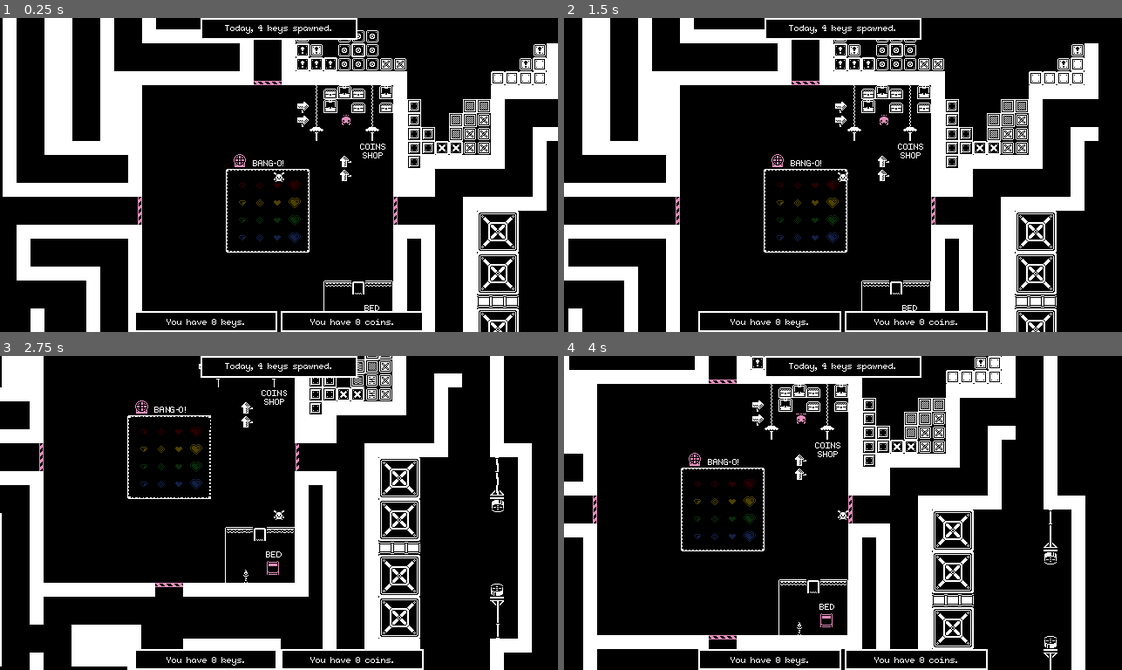
Above: before the commit, frames 1-4 (two rows, left to right).
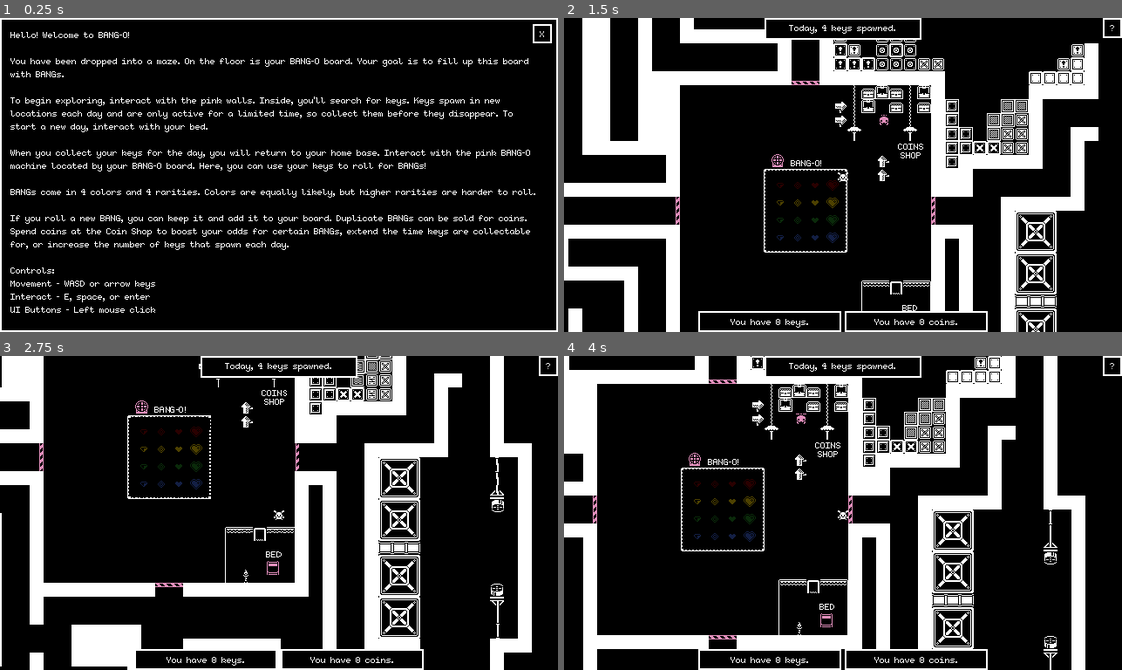
Above: after the commit, the same moments.

Repository: jadicodes/secret-santa-2025
Game: Godot game, scene res://maze/maze.tscn
The game is run twice, just before and just after one commit, with the same random seed, the same clock (stepped at 60 frames per second) and the same inputs.
Inputs (mouse positions are in pixels of both pictures, inside the frame that each line leads up to):
- Up to frame 1 (0.25 s): no input
- Up to frame 2 (1.5 s): click (1110, 27) at 0.5 s, where only the run after the commit has a clickable "?"; tap Enter at 1.25 s; hold D (right) from 1.28 s (still down); tap E (interact) at 1.35 s
- Up to frame 3 (2.75 s): release D (right) at 2.03 s; hold S (down) from 2.03 s (still down); tap E (interact) at 2.1 s
- Up to frame 4 (4 s): release S (down) at 2.78 s; hold D (right) 2.78-3.53 s; tap E (interact) at 2.85, 3.6 s; tap Space at 3.5 s; hold W (up) from 3.53 s (still down)

The runs differ from the first frame. In frame 1, 30% of the frame differs, in the area x 0-100%, y 0-100%; in frame 2, less than 0.1%; in frame 3, less than 0.1%; in frame 4, less than 0.1%.

Commit message:
Fix coin shop adding coins to inventory bug

Diff:
--- a/project/maze/maze.gd
+++ b/project/maze/maze.gd
@@ -5,7 +5,7 @@
 var _key: Key
 var _counter: int
 var _keys: int = 0
-var _coins: int = 0
+var _coins: int
 var _bingo_entry: BingoEntry
 var _number_of_seconds: int = 10
 var _spawn_key_percentage:= 3
@@ -32,10 +32,10 @@
 
 func _process(_delta: float) -> void:
 	if $Timer.time_left <= 0:
-		$CanvasLayer/Label.hide()
+		%TimeLeftLabel.hide()
 	else:
-		$CanvasLayer/Label.show()
-		$CanvasLayer/Label.text = "You have " + str(int($Timer.time_left)) + " seconds left to collect keys."
+		%TimeLeftLabel.show()
+		%TimeLeftLabel.text = str(int($Timer.time_left))
 
 
 func _set_keys_label():
@@ -153,12 +153,20 @@
 func _on_shop_button_10_purchase_attempted(amount: Variant, _button) -> void:
 	if not _coins - amount < 0:
 		$Timer.wait_time += 5
-		add_coin_to_inventory(amount)
+		add_coin_to_inventory(-amount)
 		_set_coins_label()
 
 
 func _on_shop_button_9_purchase_attempted(amount: Variant, _button: Variant) -> void:
 		if not _coins - amount < 0:
 			_spawn_key_percentage += 2
-			add_coin_to_inventory(amount)
+			add_coin_to_inventory(-amount)
 			_set_coins_label()
+
+
+func _on_instructions_close_button_pressed() -> void:
+	$CanvasLayer/InstructionsPanel.hide()
+
+
+func _on_instructions_button_pressed() -> void:
+	$CanvasLayer/InstructionsPanel.show()
--- a/project/maze/maze.tscn
+++ b/project/maze/maze.tscn
@@ -731,23 +731,73 @@
 theme_override_styles/hover = ExtResource("3_xclsx")
 text = "X"
 
-[node name="Label" type="Label" parent="CanvasLayer"]
-anchors_preset = 5
-anchor_left = 0.5
-anchor_right = 0.5
-offset_left = -128.0
-offset_top = 23.0
-offset_right = 124.0
-offset_bottom = 48.0
-grow_horizontal = 2
-theme_override_styles/normal = ExtResource("2_ajl1b")
-text = "You have __ seconds left to collect keys."
-horizontal_alignment = 1
-vertical_alignment = 1
-
 [node name="CoinsLabel" type="Label" parent="CanvasLayer"]
 offset_right = 40.0
 offset_bottom = 23.0
+
+[node name="InstructionsButton" type="Button" parent="CanvasLayer"]
+offset_left = 618.0
+offset_right = 640.0
+offset_bottom = 23.0
+theme_override_colors/font_pressed_color = Color(0, 0, 0, 1)
+theme_override_colors/font_hover_color = Color(0, 0, 0, 1)
+theme_override_colors/font_hover_pressed_color = Color(0, 0, 0, 1)
+theme_override_styles/normal = ExtResource("2_ajl1b")
+theme_override_styles/pressed = ExtResource("3_xclsx")
+theme_override_styles/hover = ExtResource("3_xclsx")
+text = "?"
+
+[node name="InstructionsPanel" type="Panel" parent="CanvasLayer"]
+anchors_preset = 15
+anchor_right = 1.0
+anchor_bottom = 1.0
+grow_horizontal = 2
+grow_vertical = 2
+theme_override_styles/panel = ExtResource("2_ajl1b")
+
+[node name="Label" type="Label" parent="CanvasLayer/InstructionsPanel"]
+layout_mode = 1
+anchors_preset = 15
+anchor_right = 1.0
+anchor_bottom = 1.0
+offset_left = 12.0
+offset_top = 12.0
+offset_right = -14.0
+offset_bottom = 2.0
+grow_horizontal = 2
+grow_vertical = 2
+theme_override_constants/line_spacing = 1
+text = "Hello! Welcome to BANG-O!
+
+You have been dropped into a maze. On the floor is your BANG-O board. Your goal is to fill up this board with BANGs.
+
+To begin exploring, interact with the pink walls. Inside, you'll search for keys. Keys spawn in new locations each day and are only active for a limited time, so collect them before they disappear. To start a new day, interact with your bed.
+
+When you collect your keys for the day, you will return to your home base. Interact with the pink BANG-O machine located by your BANG-O board. Here, you can use your keys to roll for BANGs!
+
+BANGs come in 4 colors and 4 rarities. Colors are equally likely, but higher rarities are harder to roll.
+
+If you roll a new BANG, you can keep it and add it to your board. Duplicate BANGs can be sold for coins. Spend coins at the Coin Shop to boost your odds for certain BANGs, extend the time keys are collectable for, or increase the number of keys that spawn each day.
+
+Controls:
+Movement - WASD or arrow keys
+Interact - E, space, or enter
+UI Buttons - Left mouse click"
+autowrap_mode = 3
+
+[node name="InstructionsCloseButton" type="Button" parent="CanvasLayer/InstructionsPanel"]
+layout_mode = 0
+offset_left = 611.0
+offset_top = 7.0
+offset_right = 633.0
+offset_bottom = 29.0
+theme_override_colors/font_pressed_color = Color(0, 0, 0, 1)
+theme_override_colors/font_hover_color = Color(0, 0, 0, 1)
+theme_override_colors/font_hover_pressed_color = Color(0, 0, 0, 1)
+theme_override_styles/normal = ExtResource("2_ajl1b")
+theme_override_styles/pressed = ExtResource("3_xclsx")
+theme_override_styles/hover = ExtResource("3_xclsx")
+text = "X"
 
 [node name="TileMapLayer" type="TileMapLayer" parent="."]
 tile_map_data = PackedByteArray("AAAAAP//AAAAAAAAAAAAAP7/AAAAAAAAAAAAAP3/AAALAAcAACAAAPz/AAALAAYAAAAAAPv/AAALAAYAAAAAAP …(37824 unchanged characters)…
@@ -834,6 +884,20 @@
 
 [node name="Player" parent="." instance=ExtResource("3_ajl1b")]
 position = Vector2(13, -41)
+
+[node name="TimeLeftLabel" type="Label" parent="Player"]
+unique_name_in_owner = true
+anchors_preset = 5
+anchor_left = 0.5
+anchor_right = 0.5
+offset_left = -5.0
+offset_top = -20.0
+offset_right = 7.0
+offset_bottom = 5.0
+grow_horizontal = 2
+text = "10"
+horizontal_alignment = 1
+vertical_alignment = 1
 
 [node name="Timer" type="Timer" parent="."]
 one_shot = true
@@ -873,5 +937,7 @@
 [connection signal="purchase_attempted" from="CanvasLayer/ShopPanel/GridContainer/ShopButton9" to="." method="_on_shop_button_9_purchase_attempted"]
 [connection signal="purchase_attempted" from="CanvasLayer/ShopPanel/GridContainer/ShopButton10" to="." method="_on_shop_button_10_purchase_attempted"]
 [connection signal="pressed" from="CanvasLayer/ShopPanel/ShopCloseButton" to="." method="_on_shop_close_button_pressed"]
+[connection signal="pressed" from="CanvasLayer/InstructionsButton" to="." method="_on_instructions_button_pressed"]
+[connection signal="pressed" from="CanvasLayer/InstructionsPanel/InstructionsCloseButton" to="." method="_on_instructions_close_button_pressed"]
 [connection signal="interacted_with" from="BingoMachine" to="." method="_on_bingo_machine_interacted_with"]
 [connection signal="timeout" from="Timer" to="." method="_on_timer_timeout"]
